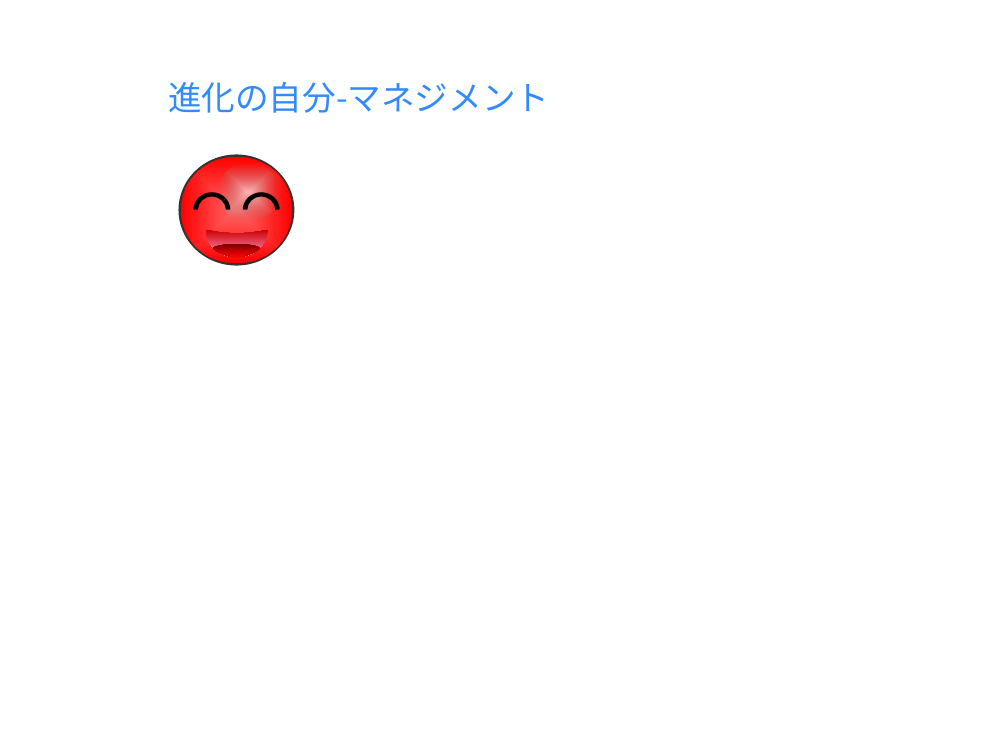
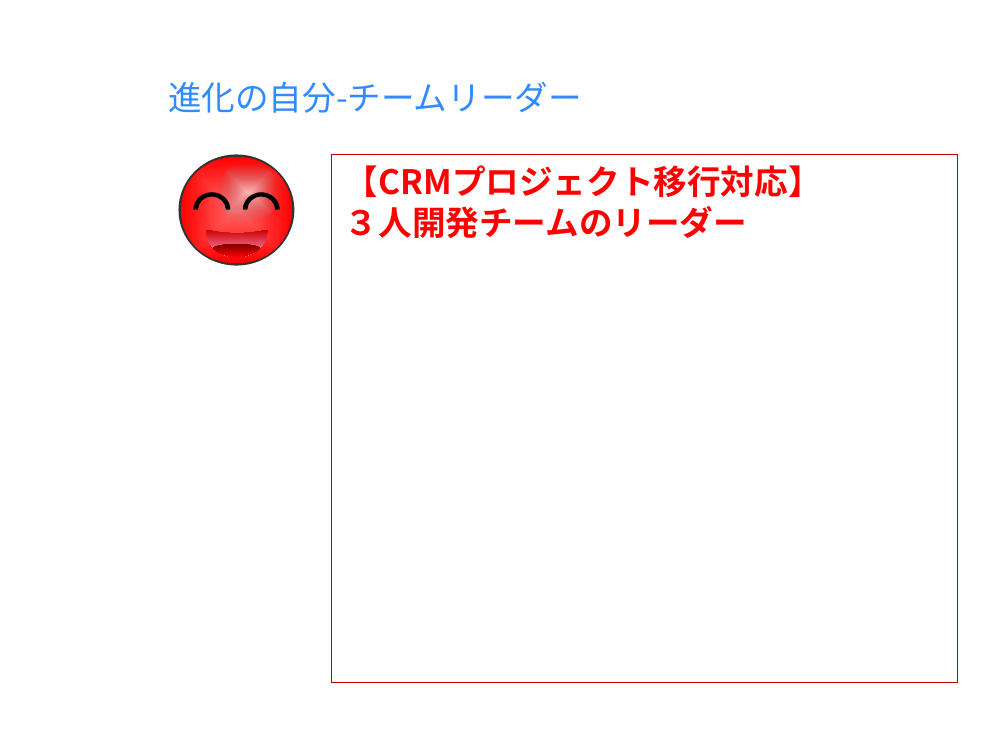
Before and after one commit to milo-bb/test, a slide deck: slide 9 of 昇格プレゼン(徐洋)_new.pptx. Drawn at 1008x756 pixels with LibreOffice and Linux fonts; fonts in the diff are those of the drawing; background and template pictures are left out. Boxes give left, top, right and bottom in pixels: in the first picture for what was removed or moved away, otherwise in the second. Text is boxed around its words. In the diff, an @@ line names an element or a change of style, - is before the commit and + after.

```diff
--- a/昇格プレゼン(徐洋)_new.pptx
+++ b/昇格プレゼン(徐洋)_new.pptx
@@ title at bbox=[168, 82, 582, 113]: text changed @@
-進化の自分-マネジメント
+進化の自分-チームリーダー
@@ rectangle added at bbox=[332, 155, 958, 683], outline #C00000 0.75 pt, 18 pt, text #FF0000, bold @@
+【CRMプロジェクト移行対応】
+３人開発チームのリーダー
```
Also in this commit, not shown: 6 other slides changed, 1 slide added, 1 slide removed.
